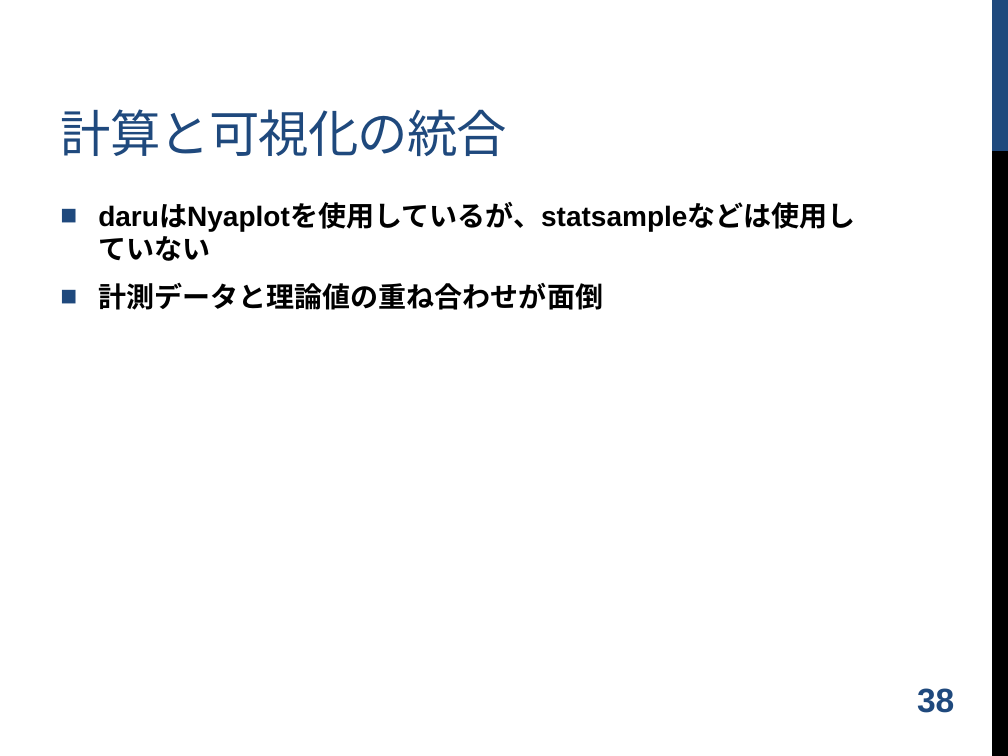
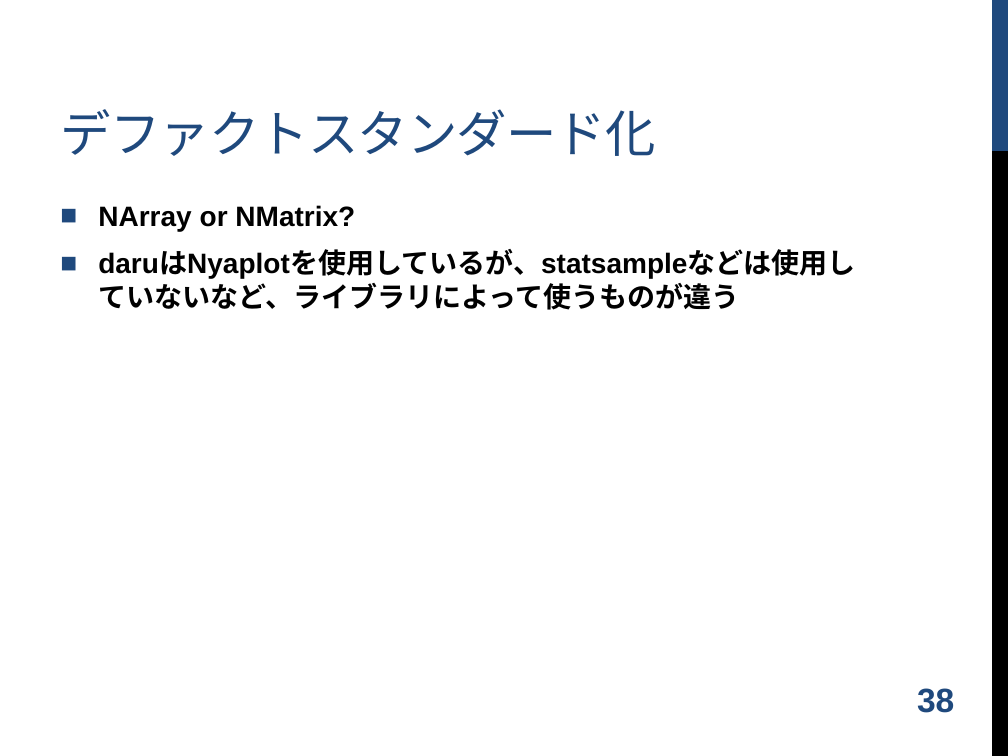
Before and after one commit to shugo/DCW2016, a slide deck: slide 39 of ruby_data_analysis.pptx. Drawn at 1008x756 pixels with LibreOffice and Linux fonts; fonts in the diff are those of the drawing; background and template pictures are left out. Boxes give left, top, right and bottom in pixels: in the first picture for what was removed or moved away, otherwise in the second. Text is boxed around its words. In the diff, an @@ line names an element or a change of style, - is before the commit and + after.

```diff
--- a/ruby_data_analysis.pptx
+++ b/ruby_data_analysis.pptx
@@ title at (x1=60, y1=109, x2=655, y2=156): text changed @@
-計算と可視化の統合
+デファクトスタンダード化
@@ text at (x1=98, y1=205, x2=856, y2=310): text changed @@
-■ daruはNyaplotを使用しているが、statsampleなどは使用していない
-■ 計測データと理論値の重ね合わせが面倒
+■ NArray or NMatrix?
+■ daruはNyaplotを使用しているが、statsampleなどは使用していないなど、ライブラリによって使うものが違う
```
Also in this commit, not shown: 6 other slides changed, 2 other files.
